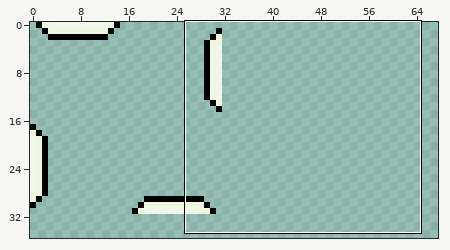
A pixel-art file gets an edit: examples/vacuum-outlaw/src/main/resources/tilesets/StationOne_decor.aseprite. The first picture is a wide view before the edit; the outline marks the close-up.
Close-up. The starting point:
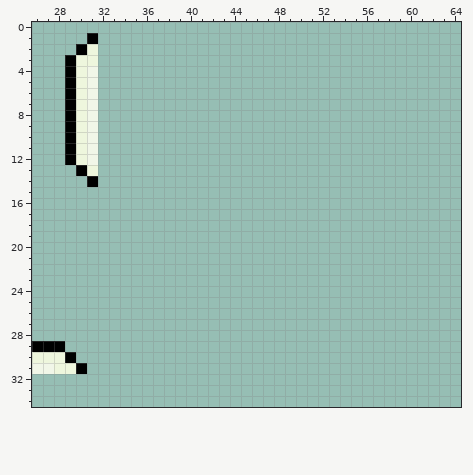
256x256 pixels, 1 frame. Shown: x 26..64, y 0..34. The wide view leaves out empty margins.
After:
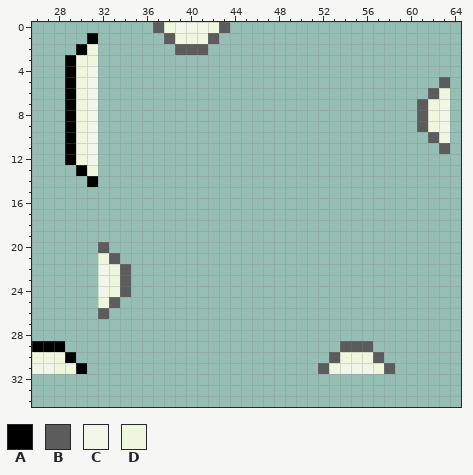
Palette (. is transparent): A #000000  B #5c5c5c  C #f1f6e8  D #eef6dd
From old to new:
Colour B now appears in row 0 at x 37 and 43; in row 1 at x 38 and 42; in row 2 at x 39 to 41; in row 5 at x 63; in row 6 at x 62; in rows 7 to 9 at x 61.
Colour B now appears in row 10 at x 62; in row 11 at x 63; in row 20 at x 32; in row 21 at x 33; in rows 22 to 24 at x 34; in row 25 at x 33.
Colour B now appears in row 26 at x 32; in row 29 at x 54 to 56; in row 30 at x 53 and 57; in row 31 at x 52 and 58.
Colour C now appears in row 0 at x 39 to 41; in rows 7 to 9 at x 63; in rows 22 to 24 at x 32; in row 31 at x 54 to 56.
Colour D now appears in row 0 at x 38 and 42; in row 1 at x 39 to 41; in row 6 at x 63; in rows 7 to 9 at x 62; in row 10 at x 63; in row 21 at x 32.
Colour D now appears in rows 22 to 24 at x 33; in row 25 at x 32; in row 30 at x 54 to 56; in row 31 at x 53 and 57.
Changed places in both close-ups, as pixel boxes (x1, y1, x2, y2):
added: (153, 22, 230, 55)
added: (417, 77, 450, 154)
added: (98, 242, 131, 319)
added: (318, 341, 395, 374)
